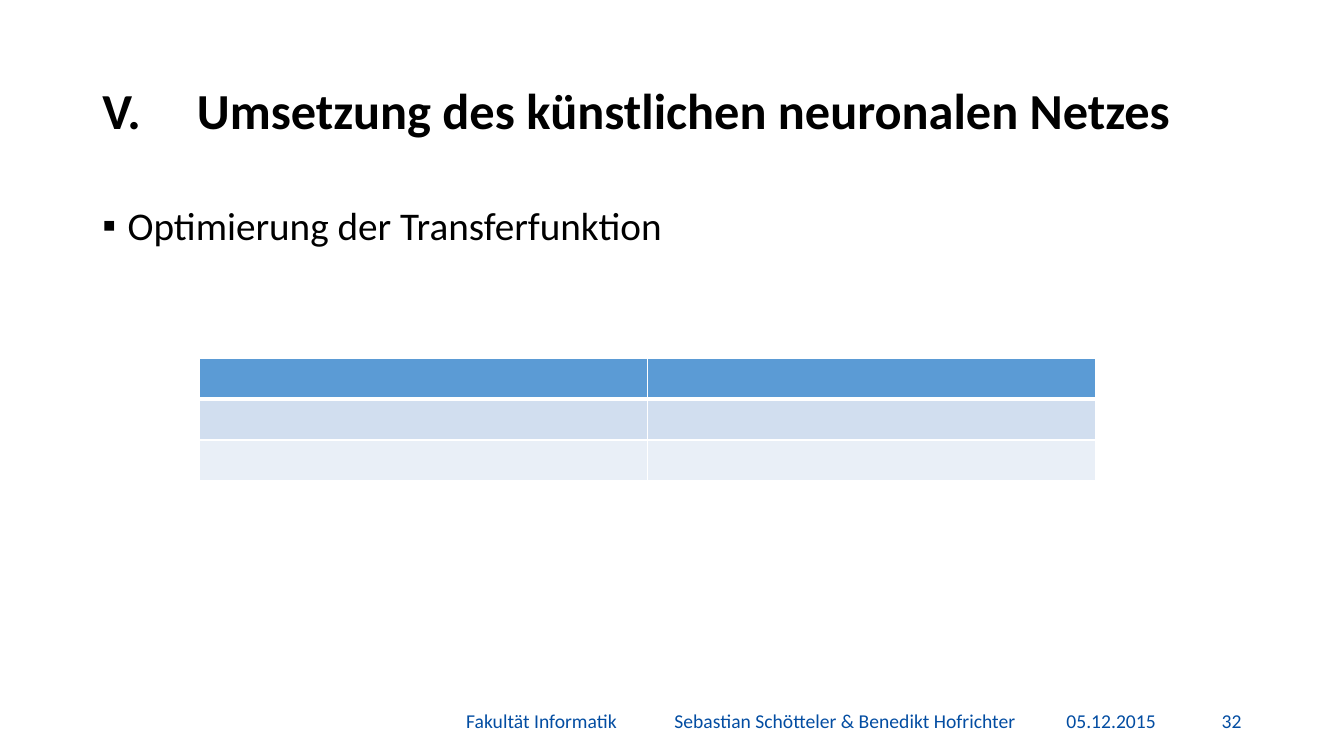
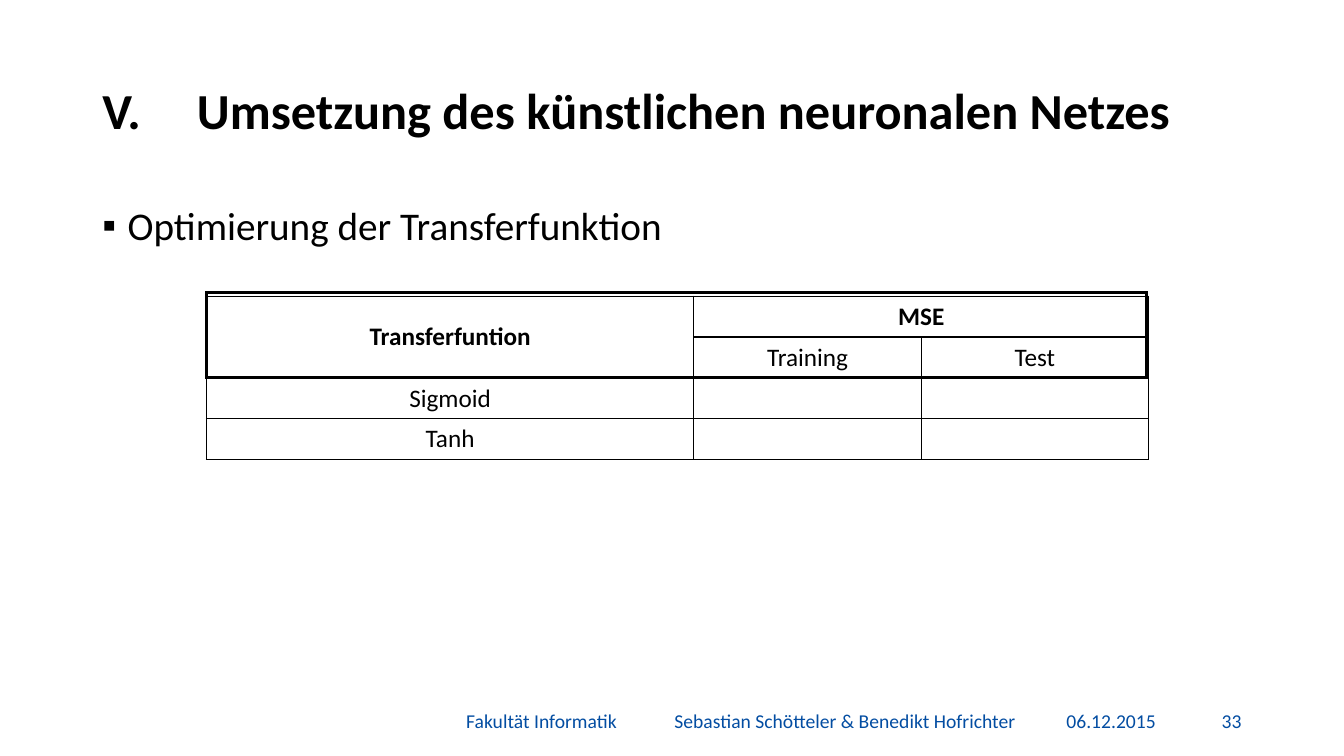
Before and after one commit to BenediktGitGit/soco15, a slide deck: slide 34 of 3b) Vortrag/Präsentation.pptx (slide 33 before the commit). Drawn at 1344x756 pixels with LibreOffice and Linux fonts; fonts in the diff are those of the drawing; background and template pictures are left out. Boxes give left, top, right and bottom in pixels: in the first picture for what was removed or moved away, otherwise in the second. Text is boxed around its words. In the diff, an @@ line names an element or a change of style, - is before the commit and + after.

```diff
--- a/3b) Vortrag/Präsentation.pptx
+++ b/3b) Vortrag/Präsentation.pptx
@@ table added at box(207, 296, 1150, 460), 4 rows, 3 columns @@
+Transferfuntion | MSE | 
+ | Training | Test
+Sigmoid |  | 
+Tanh |  | 
@@ rectangle added at box(207, 293, 1147, 378), outline #000000 2.25 pt @@
@@ table removed at box(200, 358, 1095, 481), 3 rows, 2 columns @@
- | 
- | 
- | 
@@ text at box(1066, 714, 1155, 728): text changed @@
-05.12.2015
+06.12.2015
@@ page number at box(1222, 715, 1242, 728): text changed @@
-32
+33
```
Also in this commit, not shown: 42 other slides changed, 2 slides added, 3 other files.
